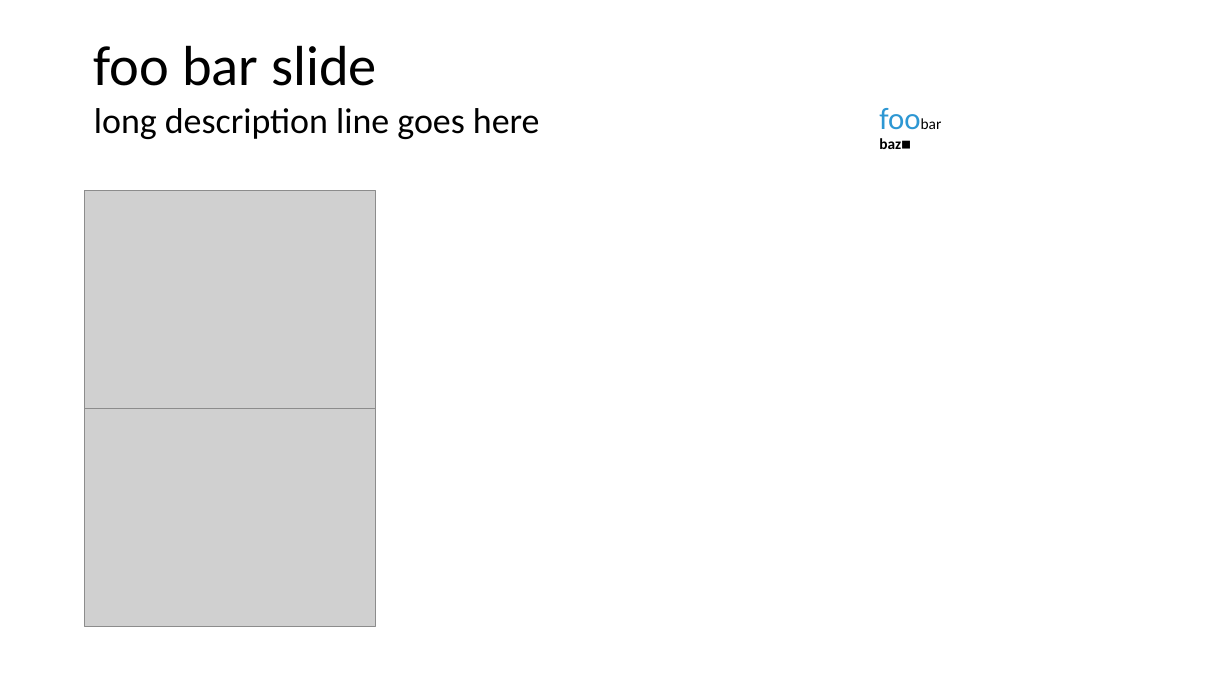
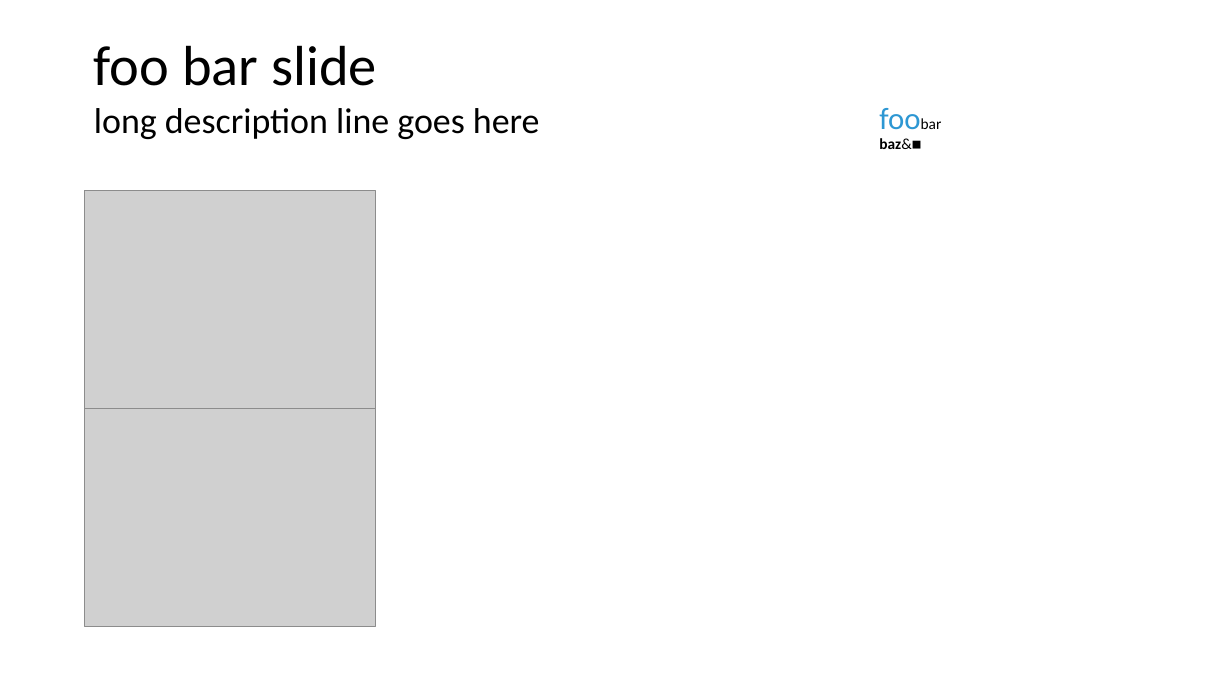
Before and after one commit to isabella232/powerpoint, a slide deck: slide 12 of samples/pptx/sample.pptx. Drawn at 1232x693 pixels with LibreOffice and Linux fonts; fonts in the diff are those of the drawing; grey boxes stand for pictures. Boxes give left, top, right and bottom in pixels: in the first picture for what was removed or moved away, otherwise in the second. Text is boxed around its words. In the diff, an @@ line names an element or a change of style, - is before the commit and + after.

```diff
--- a/samples/pptx/sample.pptx
+++ b/samples/pptx/sample.pptx
@@ text at box(879, 138, 921, 149): text changed @@
-baz◼
+baz&◼
```
Also in this commit, not shown: 12 other slides changed, 7 other files.
